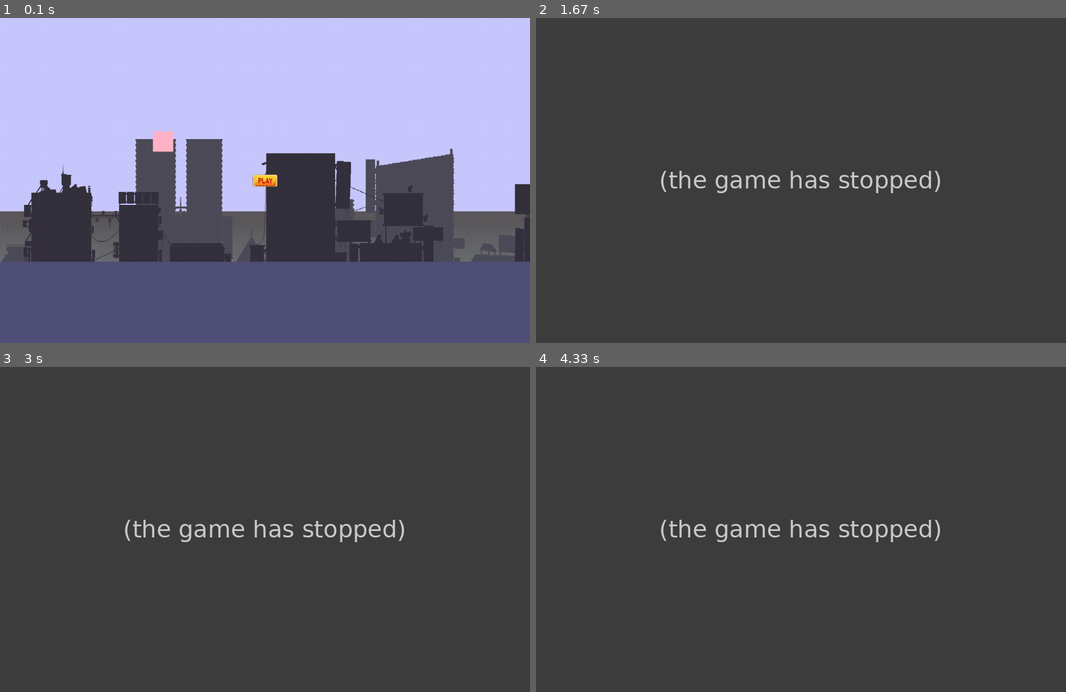
Above: before the commit, frames 1-4 (two rows, left to right).
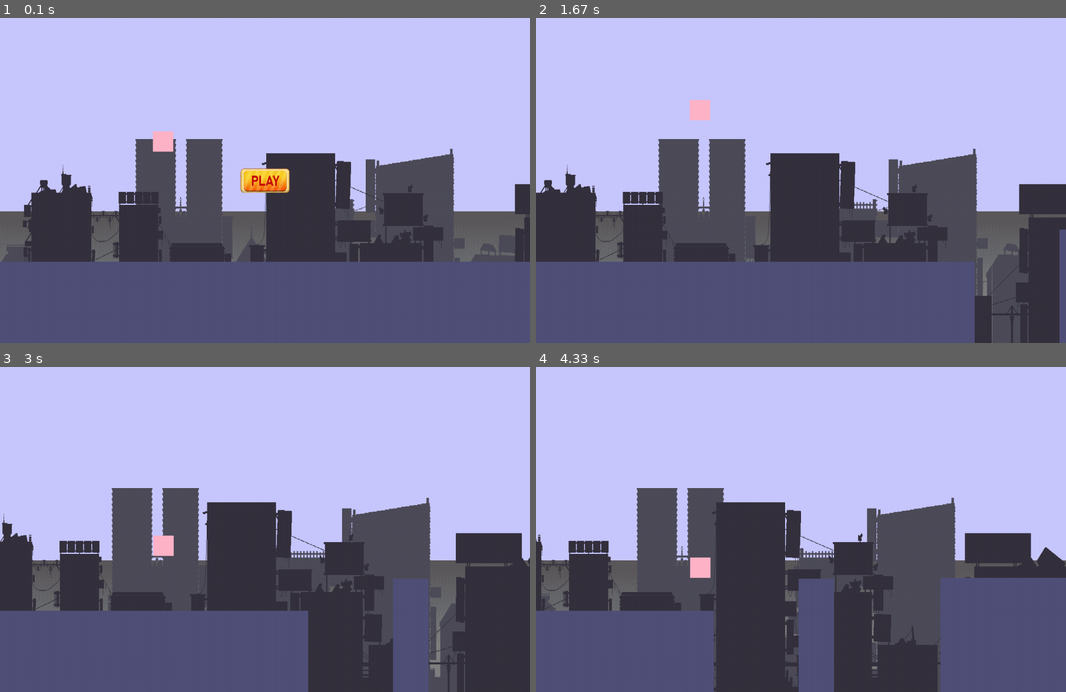
Above: after the commit, the same moments.

Repository: betra0/pygame3
Game: pygame game, started from main.py
Two runs of this game, one before a commit and one after it. Both use one fixed random seed, a clock stepped at 60 frames per second and the inputs below.
Inputs:
- Up to frame 1 (0.1 s): no input
- Up to frame 2 (1.67 s): tap Space at 0.33, 1.07, 1.37 s; tap Esc at 0.67 s; hold D 1-1.47 s
- Up to frame 3 (3 s): hold D 1.83-2.3 s; tap Space at 1.9, 2.2, 2.4, 2.7, 2.97 s; hold A 2.33-2.87 s; hold A from 2.9 s (still down)
- Up to frame 4 (4.33 s): tap Space at 3.27, 3.8, 4.1 s; release A at 3.3 s; hold D from 3.73 s (still down)

The runs differ from the first frame. In frame 1, 0.7% of the frame differs, in the area x 45-55%, y 46-54%; in frame 2, 83%, in the area x 0-100%, y 0-100%; in frame 3, 78%; in frame 4, 81%.
Before the commit the program exited at 0.68 s; later frames show no game.

Commit message:
trabajando en el menu de pausa y funionalida botones

Diff:
--- a/botones.py
+++ b/botones.py
@@ -14,11 +14,13 @@
         self.image = pygame.image.load(imagen_path).convert_alpha()
         self.image = pygame.transform.scale(self.image, (ancho_p, alto_p))
         self.initrect()
+
+        self.botonpresionado = False
+
     def update(self):
         botones_presionados = pygame.mouse.get_pressed()  # Obtiene el estado de los botones del ratón
 
         if botones_presionados[0] and self.rect.collidepoint(pygame.mouse.get_pos()):
-            self.clic()
-
-    def clic(self):
-        print("holaa")
+            self.botonpresionado = True
+        else:
+            self.botonpresionado = False
--- a/game.py
+++ b/game.py
@@ -17,27 +17,31 @@
         self.initialize()
 
     def initialize(self):
+        # =======Inicializar grupos========
         self.all = pygame.sprite.Group()
         self.fondo = pygame.sprite.Group()
         self.plataformas= pygame.sprite.Group()
+        self.botones = pygame.sprite.Group()
+        #=============FIN====================
+        #============0Init objetos0========
         self.jugador1 = Jugador()
-        self.botonplay1 = Boton_palay(ancho/2, alto/2, 15)
-        self.all.add(self.botonplay1)
         self.plataforma = Plataforma(ancho, ancho/2, 600)
+        self.background1 = Background(True, 20, "2", 0)
+        self.background2 = Background(False, 50, "3", 40)
+        #================FIN===============
+        #==============ADD.Group========
         self.all.add(self.plataforma)
         self.plataformas.add(self.plataforma)
-        self.background1 = Background(True, 20, "2", 0)
-        self.background2 = Background(False, 50, "3", 40)
         self.fondo.add(self.background1)
         self.fondo.add(self.background2)
         self.all.add(self.jugador1)
 
+
+
         #====init controles externos
         self.pressed_space = False
+        self.pressed_esc = False
         #======
-
-
-
 
         self.dist_primeraplataforma = random.randint(90, 280)
         self.ancho_plataforma_anterior = None
@@ -50,18 +54,20 @@
         self.last_time = pygame.time.get_ticks()  # Guardar el tiempo del último ciclo
 
     def menurun(self):
+        #inicializar botonoes menu
+        self.initlayermenu()
         while self.run:
             self.event()
             self.update(True)
             self.colisiones()
             self.render()
-            if self.pressed_space:
+            if self.pressed_space or self.botonplay.botonpresionado:
                 break
             self.limitfps.tick(60)
+
+        self.killgroup(self.botones)
         self.mainrun()
         return self.salir
-
-
 
     def mainrun(self):
         while self.run:
@@ -71,10 +77,20 @@
             self.colisiones()
             self.statusobjet()
             self.render()
-            print(len(self.plataformas))
+            if self.pressed_esc:
+                print("hola")
+                self.pausa()
 
             self.limitfps.tick(60)
-        return self.salir
+
+    def pausa(self):
+        self.pressed_esc = False
+        while self.run:
+            self.event()
+            self.render()
+            if self.pressed_esc or self.pressed_space:
+                break
+        pass
 
 
     def update(self, inicio = False):
@@ -89,7 +105,7 @@
         else:
             self.jugador1.update(True)
         self.fondo.update(delta_time)
-        self.botonplay1.update()
+        self.botones.update()
 
     def render(self):
         self.ventana.fill((200, 200, 255))
@@ -106,8 +122,9 @@
                self.salir = True
             elif event.type == KEYDOWN:
                 if event.key == K_ESCAPE:
-                    self.run=False
-                    self.salir = True
+                    self.pressed_esc = True
+                else:
+                    self.pressed_esc = False
                 if event.key == K_SPACE:
                     self.pressed_space = True
                 else:
@@ -128,7 +145,6 @@
         if self.proximaplataforma:
             self.proximaplataforma -= 4
 
-
     def newplataforma(self):
 
             distancia_maxima = 350
@@ -141,8 +157,6 @@
             self.plataformas.add(self.plataforma1)
             self.ancho_plataforma_anterior = newancho
             self.proximaplataforma = random.randint(newancho+60, newancho+distancia_maxima)
-
-
 
     def colisiones(self):
         suelo = pygame.sprite.spritecollideany(self.jugador1, self.plataformas)
@@ -185,12 +199,21 @@
                 self.jugador1.posx += suelo.rect.right - self.jugador1.rect.left
                 self.jugador1.velx = 0
 
-
+    def initlayermenu(self):
+        self.botonplay = Boton_palay(ancho/2, alto/2, 30)
+
+
+        #====== add goup====
+        self.all.add(self.botonplay)
+        self.botones.add(self.botonplay)
 
     def statusobjet(self):
         if self.jugador1.statuskill():
             print("hello")
             self.run = False
+    def killgroup (self, grupo):
+        for uno in grupo:
+            uno.kill()
 
     def salirgame(self):
         pygame.quit()
